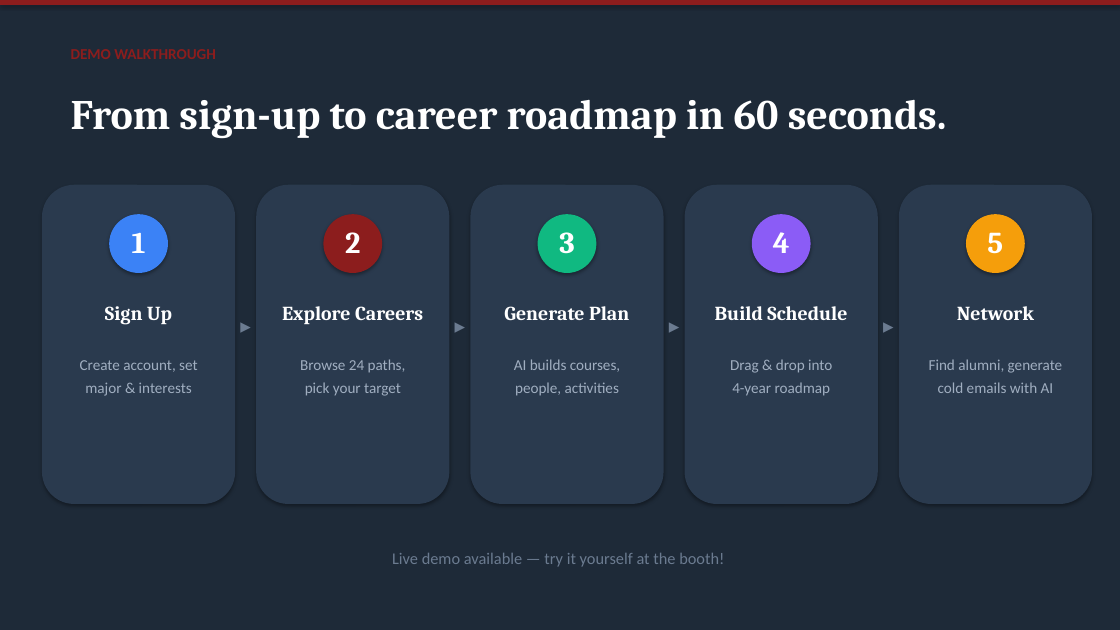
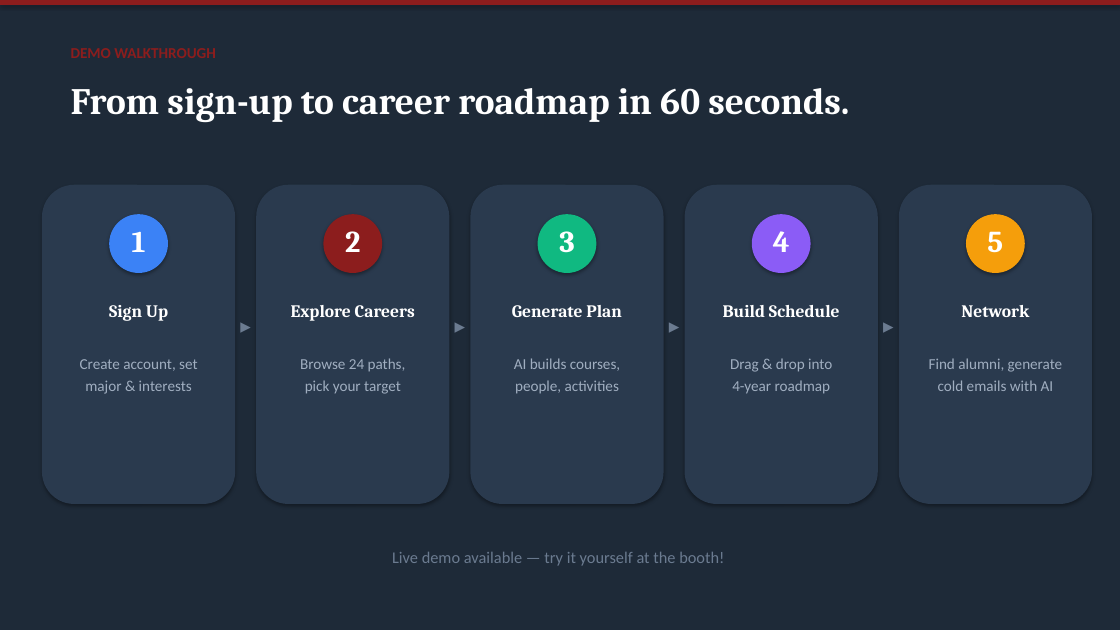
Before and after one commit to Hades-c/MakeItSo, a slide deck: slide 9 of MakeItSo_Pitch_Deck.pptx. Drawn at 1120x630 pixels with LibreOffice and Linux fonts; fonts in the diff are those of the drawing. Boxes give left, top, right and bottom in pixels: in the first picture for what was removed or moved away, otherwise in the second. Text is boxed around its words. In the diff, an @@ line names an element or a change of style, - is before the commit and + after.

```diff
--- a/MakeItSo_Pitch_Deck.pptx
+++ b/MakeItSo_Pitch_Deck.pptx
@@ text "From sign-up to career roadmap ..." moved from (x1=71, y1=100, x2=947, y2=139) to (x1=71, y1=88, x2=849, y2=122) @@
@@ text "From sign-up to career roadmap ..." at (x1=71, y1=88, x2=849, y2=122): size 36 to 32 pt; line spacing 45pt to 1 @@
@@ size 17 to 15 pt; line spacing 21pt to 1 in 5 elements at (x1=109, y1=305, x2=168, y2=321), (x1=291, y1=305, x2=415, y2=321), (x1=512, y1=305, x2=622, y2=317), (x1=723, y1=305, x2=840, y2=317), (x1=961, y1=305, x2=1029, y2=317) @@
@@ line spacing 16pt to 1; less space between paragraphs in 5 elements at (x1=80, y1=359, x2=197, y2=394), (x1=300, y1=358, x2=406, y2=394), (x1=514, y1=358, x2=620, y2=394), (x1=730, y1=358, x2=832, y2=394), (x1=929, y1=358, x2=1063, y2=391) @@
```
Also in this commit, not shown: 10 other slides changed, 1 other file.
